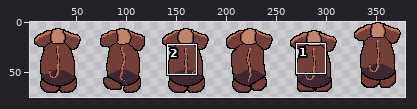
Sprite sheet -- Player/player.png. Above, an overview of the earlier version with the close-up marked.
Close-up. Before:
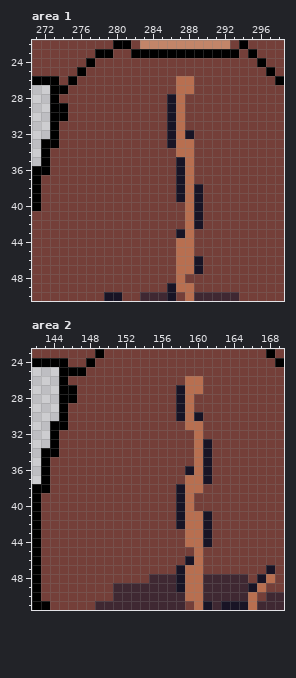
The file is 384x80 pixels. Shown: area 1: x 271..298, y 22..50; area 2: x 142..169, y 23..51. The wide view leaves out empty margins. The commit also changed other parts of the picture, which this record leaves out.
Once edited:
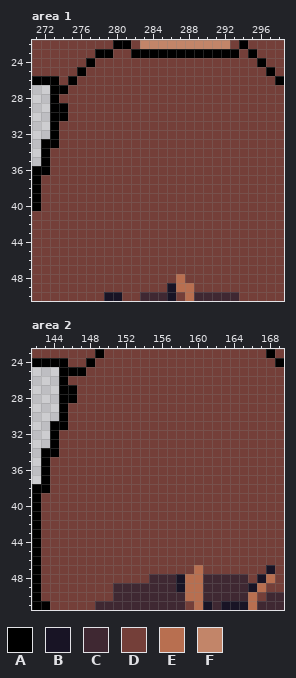
Palette (. is transparent): A #000000  B #181425  C #3f2832  D #743f39  E #b86f50  F #c28569
What changed:
Area 1:
y 26..27: x 287..288 EE -> DD
y 28..31: x 286..287 BE -> DD
y 32: x 286..288 BEB -> DDD
y 33: x 286..288 BEE -> DDD
y 34: x 287..288 EE -> DD
y 35..37: x 287..288 BE -> DD
y 38..39: x 287..289 BEB -> DDD
y 40..42: x 288..289 EB -> DD
y 43: x 287..288 BE -> DD
y 44..45: x 287..288 EE -> DD
y 46..47: x 287..289 EEB -> DDD
Area 2:
y 26: x 159..160 EE -> DD
y 27: x 158..160 BEE -> DDD
y 28..29: x 158..159 BE -> DD
y 30: x 158..160 BEB -> DDD
y 31: x 159..160 EE -> DD
y 32: x 160 E -> D
y 33..35: x 160..161 EB -> DD
y 36: x 159..161 BEB -> DDD
y 37: x 159..161 EEB -> DDD
y 38: x 158..160 BEE -> DDD
y 39..40: x 158..159 BE -> DD
y 41..42: x 158..161 BEEB -> DDDD
y 43..44: x 159..161 EEB -> DDD
y 45: x 160 E -> D
y 46: x 159..160 BE -> DD
y 47: x 158..159 BE -> DD
Where, in picture pixels (left, top, right, bottom), the same in both close-ups:
changed: (167, 76, 203, 274)
changed: (176, 376, 212, 574)
